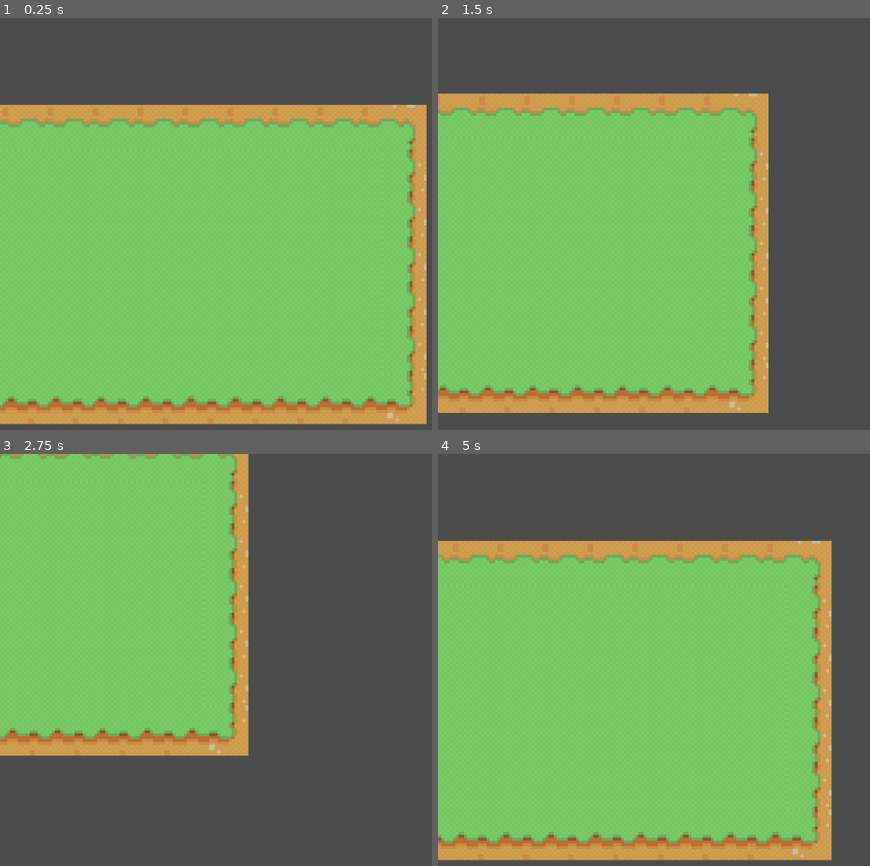
Above: before the commit, frames 1-4 (two rows, left to right).
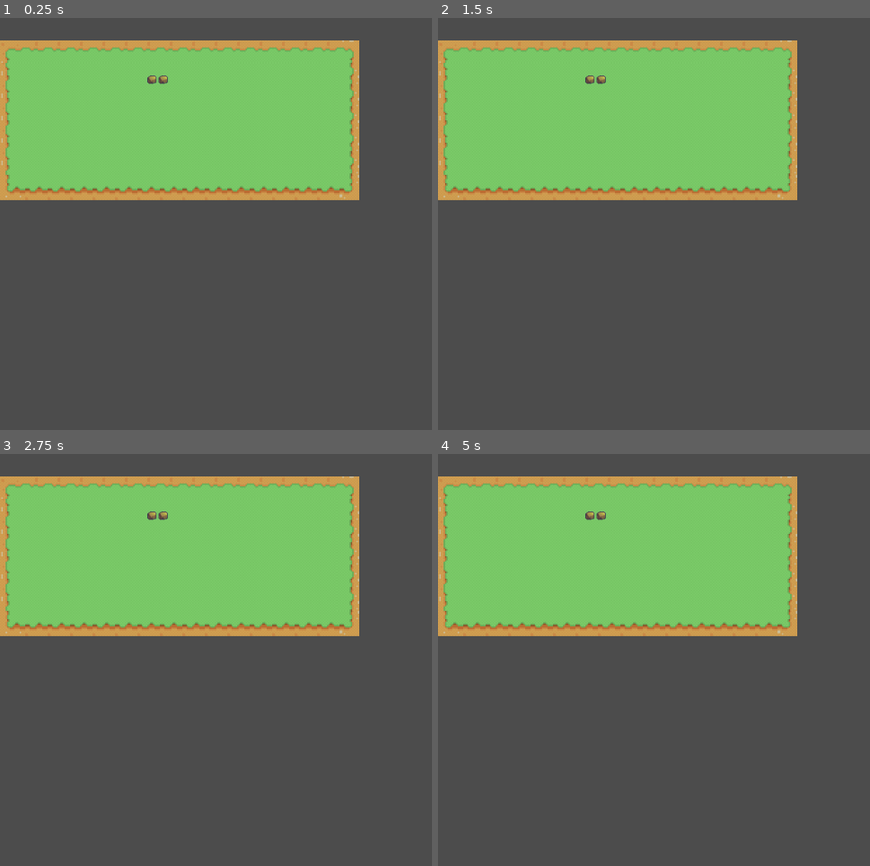
Above: after the commit, the same moments.

Repository: lowerx/GMTK2022-minus
Game: Godot game, scene res://World.tscn
The game is run twice, just before and just after one commit, with the same random seed, the same clock (stepped at 60 frames per second) and the same inputs. The project has no main scene, so this scene is started directly.
Inputs:
- Up to frame 1 (0.25 s): no input
- Up to frame 2 (1.5 s): tap Enter at 0.5 s; hold D (Right) 0.53-1.28 s; hold S (Down) from 1.28 s (still down)
- Up to frame 3 (2.75 s): release S (Down) at 2.03 s; hold D (Right) from 2.03 s (still down)
- Up to frame 4 (5 s): release D (Right) at 2.78 s; hold W (Up) 2.78-3.53 s; hold A (Left) from 3.53 s (still down)

The runs differ from the first frame. In frame 1, 77% of the frame differs, in the area x 0-99%, y 5-99%; in frame 2, 59%; in frame 3, 35%; in frame 4, 71%.

Commit message:
small changes

Diff:
--- a/GMTK 2022 Gamejam/World.gd
+++ b/GMTK 2022 Gamejam/World.gd
@@ -1,6 +1,7 @@
 extends Node2D
 
-onready var tiles = $TileMap
+onready var tiles = $"Background TileMap"
+onready var blocks = $"PhysicalLayer Tilemap"
 # Declare member variables here. Examples:
 # var a = 2
 # var b = "text"
@@ -9,8 +10,8 @@
 # Called when the node enters the scene tree for the first time.
 func _ready():
 	randomize()
-	var xHeight = floor(rand_range(7,15))
-	var yHeight = floor(rand_range(7,10))
+	var xHeight = floor(rand_range(10,20))
+	var yHeight = floor(rand_range(5,15))
 	for y in yHeight:
 		y += 1
 		for x in xHeight:
@@ -36,6 +37,8 @@
 				if x == 0:
 					tiles.set_cell(x,y,8)
 			x += 1
+	blocks.set_cell(floor(rand_range(10,xHeight)), floor(rand_range(5,yHeight)),0)
+	blocks.set_cell(floor(rand_range(10,xHeight)), floor(rand_range(5,yHeight)),0)
 
 # Called every frame. 'delta' is the elapsed time since the previous frame.
 #func _process(delta):
--- a/GMTK 2022 Gamejam/World.tscn
+++ b/GMTK 2022 Gamejam/World.tscn
@@ -1,11 +1,12 @@
-[gd_scene load_steps=6 format=2]
+[gd_scene load_steps=7 format=2]
 
 [ext_resource path="res://World.gd" type="Script" id=1]
 [ext_resource path="res://Serene_Village_16x16.png" type="Texture" id=2]
-[ext_resource path="res://Actors/Player.tscn" type="PackedScene" id=3]
-[ext_resource path="res://Actors/Enemy.tscn" type="PackedScene" id=4]
 
-[sub_resource type="TileSet" id=1]
+[sub_resource type="ConvexPolygonShape2D" id=1]
+points = PoolVector2Array( 2.53857, 3.17906, 14.5949, 2.69682, 14.1126, 13.3064, 2.05632, 14.2709 )
+
+[sub_resource type="TileSet" id=2]
 0/name = "Serene_Village_16x16.png 0"
 0/texture = ExtResource( 2 )
 0/tex_offset = Vector2( 0, 0 )
@@ -132,19 +133,66 @@
 8/shape_one_way_margin = 0.0
 8/shapes = [  ]
 8/z_index = 0
+9/name = "Serene_Village_16x16.png 9"
+9/texture = ExtResource( 2 )
+9/tex_offset = Vector2( 0, 0 )
+9/modulate = Color( 1, 1, 1, 1 )
+9/region = Rect2( 0, 240, 16, 16 )
+9/tile_mode = 0
+9/occluder_offset = Vector2( 0, 0 )
+9/navigation_offset = Vector2( 0, 0 )
+9/shape_offset = Vector2( 0, 0 )
+9/shape_transform = Transform2D( 1, 0, 0, 1, 0, 0 )
+9/shape = SubResource( 1 )
+9/shape_one_way = false
+9/shape_one_way_margin = 1.0
+9/shapes = [ {
+"autotile_coord": Vector2( 0, 0 ),
+"one_way": false,
+"one_way_margin": 1.0,
+"shape": SubResource( 1 ),
+"shape_transform": Transform2D( 1, 0, 0, 1, 0, 0 )
+} ]
+9/z_index = 0
+
+[sub_resource type="ConvexPolygonShape2D" id=3]
+points = PoolVector2Array( 13.6304, 13.7924, 3.02083, 13.7924, 3.02083, 3.18286, 13.6304, 3.18286 )
+
+[sub_resource type="TileSet" id=4]
+0/name = "Serene_Village_16x16.png 0"
+0/texture = ExtResource( 2 )
+0/tex_offset = Vector2( 0, 0 )
+0/modulate = Color( 1, 1, 1, 1 )
+0/region = Rect2( 0, 240, 16, 16 )
+0/tile_mode = 0
+0/occluder_offset = Vector2( 0, 0 )
+0/navigation_offset = Vector2( 0, 0 )
+0/shape_offset = Vector2( 0, 0 )
+0/shape_transform = Transform2D( 1, 0, 0, 1, 0, 0 )
+0/shape = SubResource( 3 )
+0/shape_one_way = false
+0/shape_one_way_margin = 1.0
+0/shapes = [ {
+"autotile_coord": Vector2( 0, 0 ),
+"one_way": false,
+"one_way_margin": 1.0,
+"shape": SubResource( 3 ),
+"shape_transform": Transform2D( 1, 0, 0, 1, 0, 0 )
+} ]
+0/z_index = 0
 
 [node name="World" type="Node2D"]
 script = ExtResource( 1 )
 
-[node name="TileMap" type="TileMap" parent="."]
+[node name="Background TileMap" type="TileMap" parent="."]
 scale = Vector2( 2, 2 )
-tile_set = SubResource( 1 )
+tile_set = SubResource( 2 )
 cell_size = Vector2( 16, 16 )
 cell_custom_transform = Transform2D( 16, 0, 0, 16, 0, 0 )
 format = 1
 
-[node name="Player" parent="." instance=ExtResource( 3 )]
-position = Vector2( 304, 120 )
-
-[node name="Enemy" parent="." instance=ExtResource( 4 )]
-position = Vector2( 144, 232 )
+[node name="PhysicalLayer Tilemap" type="TileMap" parent="."]
+tile_set = SubResource( 4 )
+cell_size = Vector2( 16, 16 )
+cell_custom_transform = Transform2D( 16, 0, 0, 16, 0, 0 )
+format = 1
